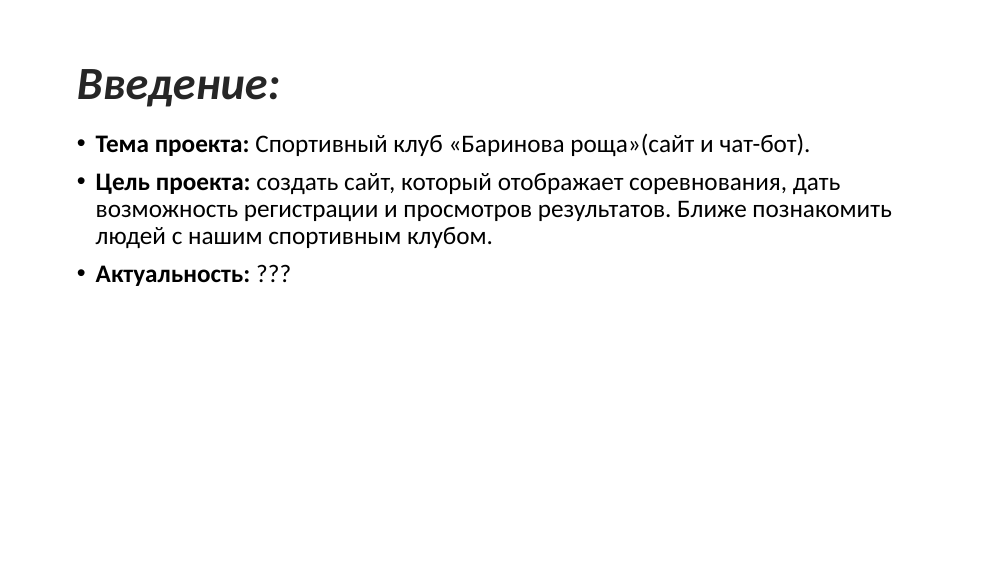
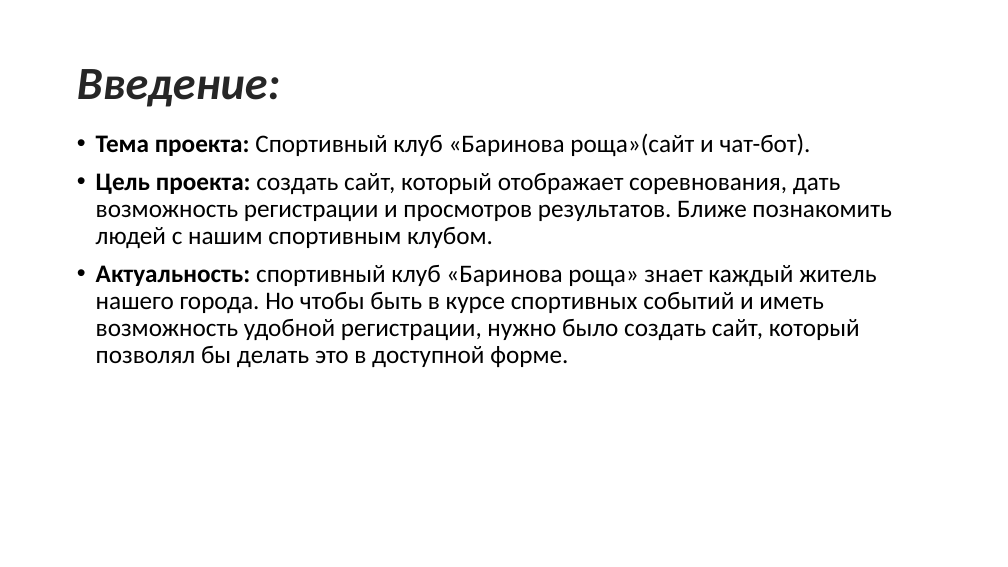
Before and after one commit to FerrariReci/barinova_rosha_pro, a slide deck: slide 2 of Презентация.pptx. Drawn at 1008x567 pixels with LibreOffice and Linux fonts; fonts in the diff are those of the drawing; background and template pictures are left out. Boxes give left, top, right and bottom in pixels: in the first picture for what was removed or moved away, otherwise in the second. Text is boxed around its words. In the diff, an @@ line names an element or a change of style, - is before the commit and + after.

```diff
--- a/Презентация.pptx
+++ b/Презентация.pptx
@@ text at bbox=[96, 265, 876, 367]: text changed; bold off @@
-• Актуальность: ???
+• Актуальность: спортивный клуб «Баринова роща» знает каждый житель нашего города. Но чтобы быть в курсе спортивных событий и иметь возможность удобной регистрации, нужно было создать сайт, который позволял бы делать это в доступной форме.
```
Also in this commit, not shown: 1 other slide changed, 10 other files.
